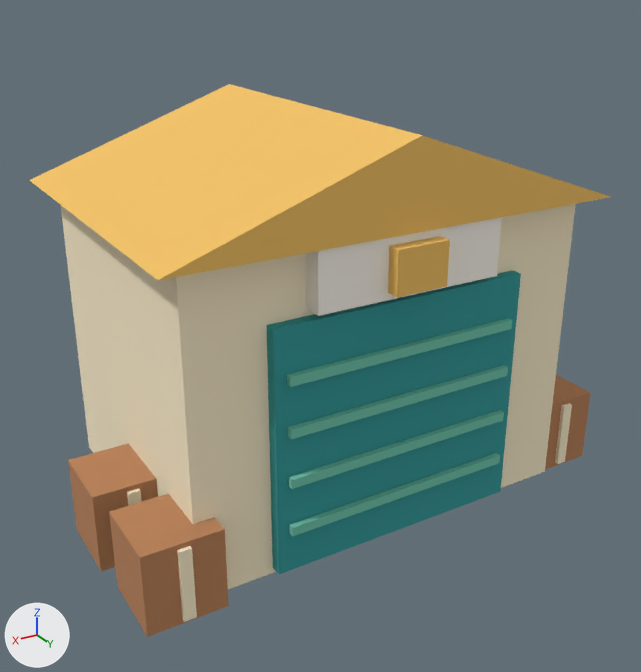
Renders of the glTF model public/models/town-v2/depot.glb from each side of a commit.
Camera for both pictures: a 50 mm camera at (3.81, 6.53, 4.56) aimed at (0.16, 0.44, 1.51). Arrows for +X, +Y and +Z are at lower left; the lights stay in place. The first picture is the older version. Vertices at exactly the same position are counted once.

Objects in the first picture: 'depot'.
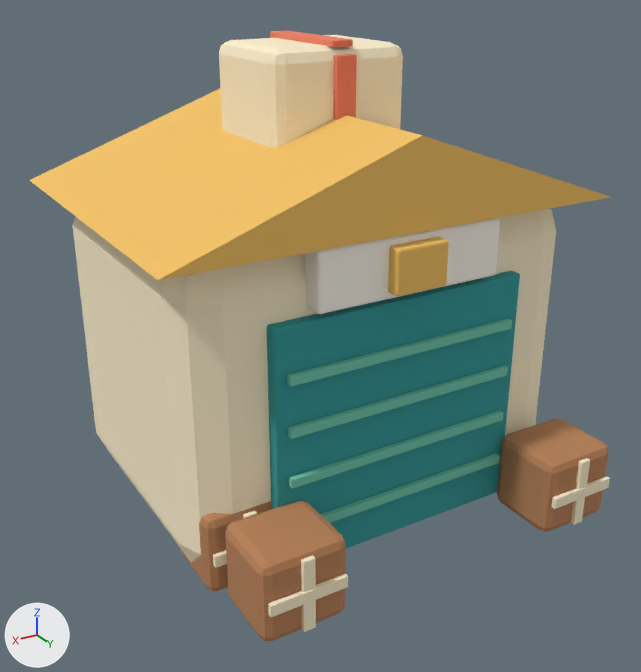
Boxes (x1, y1, x2, y2) around the edits, measured in the pictures (641 x 672 px):
'depot', reshaped (10% taller)
    before: (30, 84, 610, 637)
    after: (30, 31, 610, 642)
part 1 of me_depot, rebuilt (6% narrower, 8% shorter)
    before: (61, 204, 576, 589)
    after: (73, 209, 556, 562)
part 2 of me_depot, rebuilt
    before: (388, 236, 450, 297)
    after: (388, 237, 449, 296)
part 3 of me_depot, rebuilt
    before: (266, 270, 521, 574)
    after: (267, 271, 520, 548)
part 4 of me_depot, rebuilt
    before: (306, 217, 502, 316)
    after: (305, 218, 500, 314)
part 5 of me_depot, deleted (beige)
    before: (555, 403, 572, 464)
part 6 of me_depot, deleted (orange)
    before: (68, 443, 158, 571)
part 7 of me_depot, deleted (beige)
    before: (177, 546, 197, 622)
part 8 of me_depot, deleted
    before: (127, 488, 142, 506)
part 9 of me_depot, deleted (orange)
    before: (545, 375, 591, 469)
part 10 of me_depot, reshaped
    before: (109, 320, 512, 637)
    after: (180, 318, 610, 642)
part 11 of me_depot, added
    after: (219, 31, 403, 147)

Diff of the bpy script that builds the scene:
```diff
--- a/public/models/town-v2/depot.glb.py
+++ b/public/models/town-v2/depot.glb.py
@@ mat_coral @@
+mat_coral = principled_material('coral')
+mat_coral.base_color = (0.855, 0.216, 0.127)  # orange #ee8064
+mat_coral.roughness = 1.0
@@ me_depot @@
 # used by ob_depot; location = (0.0, 0.0, 0.0)
-me_depot.from_pydata(...)  # 118 vertices, 176 faces; spans x -2.33..2.33, y -1.55..1.63, z 0.0..3.4
+me_depot.from_pydata(...)  # 1126 vertices, 2168 faces; spans x -2.0..2.0, y -1.55..2.17, z 0.0..3.95
+# me_depot part 1: the loose piece of 8 vertices spanning x -1.8..1.8, y -1.35..1.35, z 0.0..2.7 is rebuilt with 56 vertices and now spans x -1.8..1.8, y -1.35..1.35, z 0.0..2.7
+# me_depot part 2: the loose piece of 8 vertices spanning x -0.23..0.23, y 1.49..1.63, z 2.27..2.63 is rebuilt with 56 vertices and now spans x -0.23..0.23, y 1.49..1.63, z 2.27..2.63
+# me_depot part 3: the loose piece of 8 vertices spanning x -1.15..1.15, y 1.33..1.45, z 0.05..2.15 is rebuilt with 56 vertices and now spans x -1.15..1.15, y 1.33..1.45, z 0.05..2.15
+# me_depot part 4: the loose piece of 8 vertices spanning x -0.82..0.82, y 1.32..1.52, z 2.21..2.69 is rebuilt with 56 vertices and now spans x -0.82..0.82, y 1.32..1.52, z 2.21..2.69
+# me_depot part 5: the loose piece of 8 vertices spanning x -2.05..-1.95, y 1.32..1.36, z 0.04..0.66 is deleted
+# me_depot part 6: the loose piece of 8 vertices spanning x 1.67..2.33, y -0.03..0.62, z 0.0..0.7 is deleted
+# me_depot part 7: the loose piece of 8 vertices spanning x 1.9..2.0, y 1.52..1.56, z 0.04..0.66 is deleted
+# me_depot part 8: the loose piece of 8 vertices spanning x 1.95..2.05, y 0.62..0.66, z 0.04..0.66 is deleted
+# me_depot part 9: the loose piece of 8 vertices spanning x -2.33..-1.67, y 0.68..1.33, z 0.0..0.7 is deleted
+# me_depot part 10: 8 vertices moved within x 1.05, y 1.5, z 0.41..1.78; 8 vertices removed from x 1.62..2.28, y 0.88..1.52, z 0.0..0.7; 696 vertices added at x -1.76..1.71, y 0.73..2.17, z 0.0..1.78
+# me_depot part 11: 168 vertices added at x -0.61..0.61, y -0.52..0.57, z 3.05..3.95
 me_depot.materials.append(mat_cream)
@@ me_depot @@
 me_depot.materials.append(mat_brown)
+me_depot.materials.append(mat_coral)  # orange #ee8064
```
